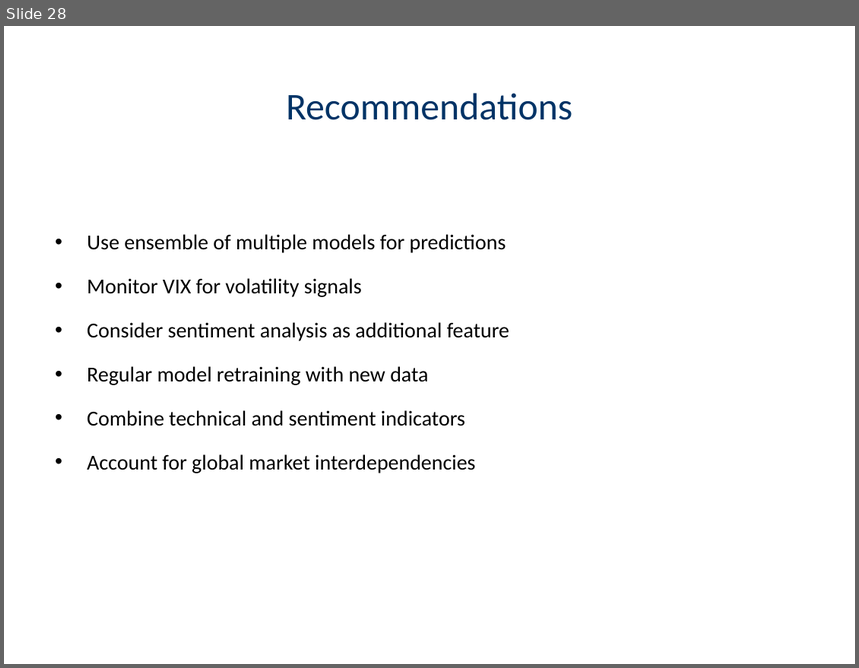
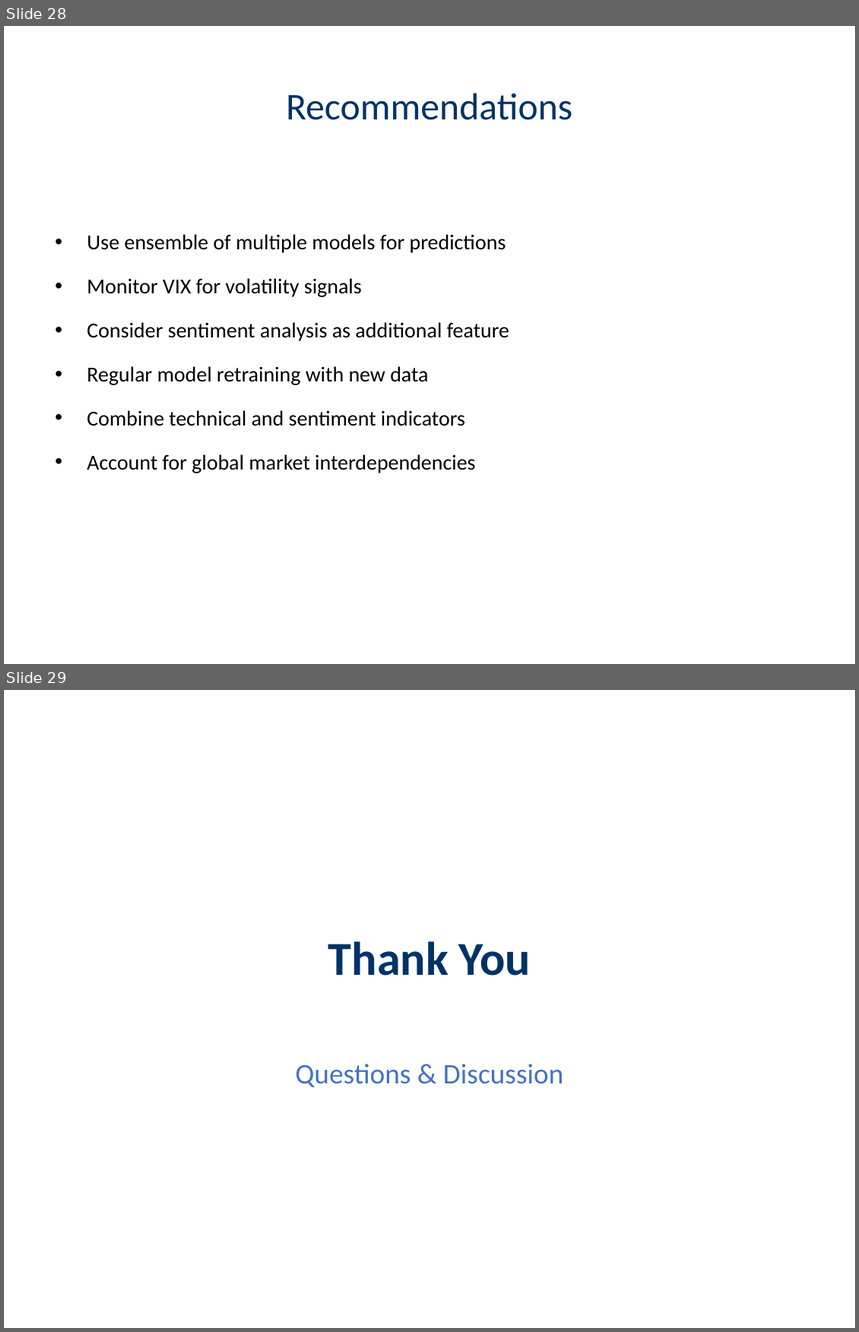
Before and after one commit to pablogrs/nifty_data, a slide deck: basic-navigation/Market_Analysis_Presentation.pptx. Shown one above the other, each under a label of ours: slide 28 before the commit, slides 28 and 29 after it. The pictures are 859x668 and 859x1332 pixels, drawn with LibreOffice and Linux fonts; fonts in the diff are those of the drawing. Boxes give left, top, right and bottom in pixels: in the first picture for what was removed or moved away, otherwise in the second. Text is boxed around its words. In the diff, an @@ line names an element or a change of style, - is before the commit and + after.

```diff
--- a/basic-navigation/Market_Analysis_Presentation.pptx
+++ b/basic-navigation/Market_Analysis_Presentation.pptx
@@ slide 29 added at [4,690,855,1328], background #FFFFFF @@
@@ title added at [329,942,531,976], 40 pt, text #003366, bold @@
+Thank You
@@ subtitle added at [295,1064,564,1087], 24 pt, text #4472C4 @@
+Questions & Discussion
```
Also in this commit, not shown: 12 slides changed, 1 other file.
